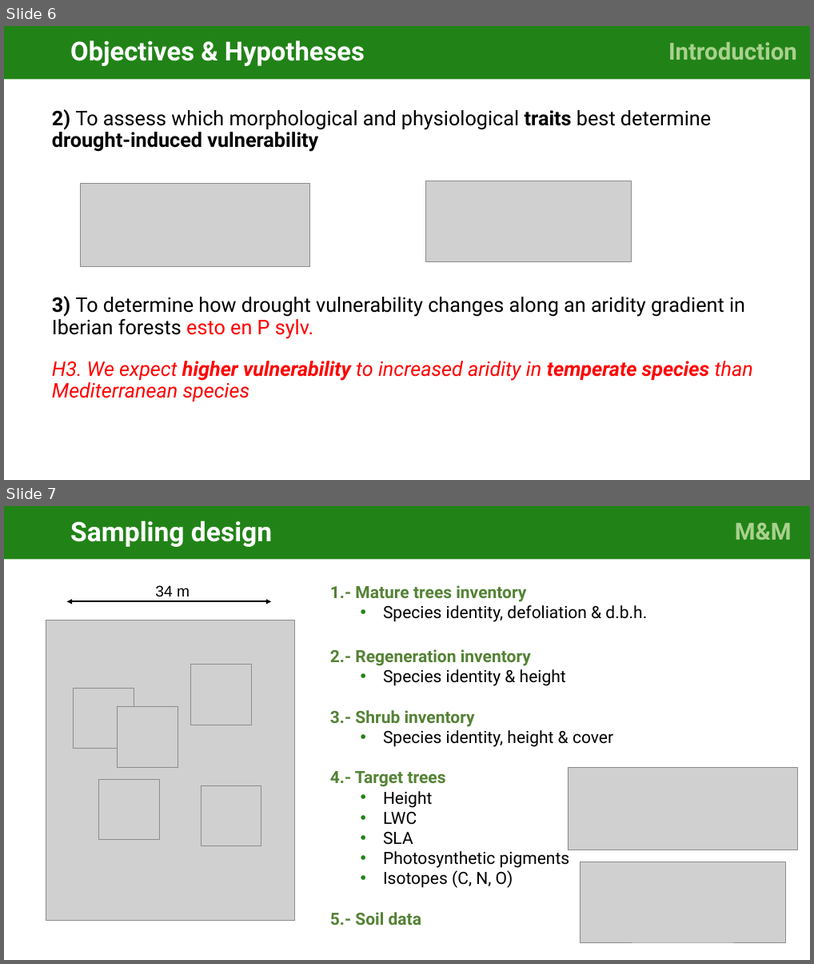
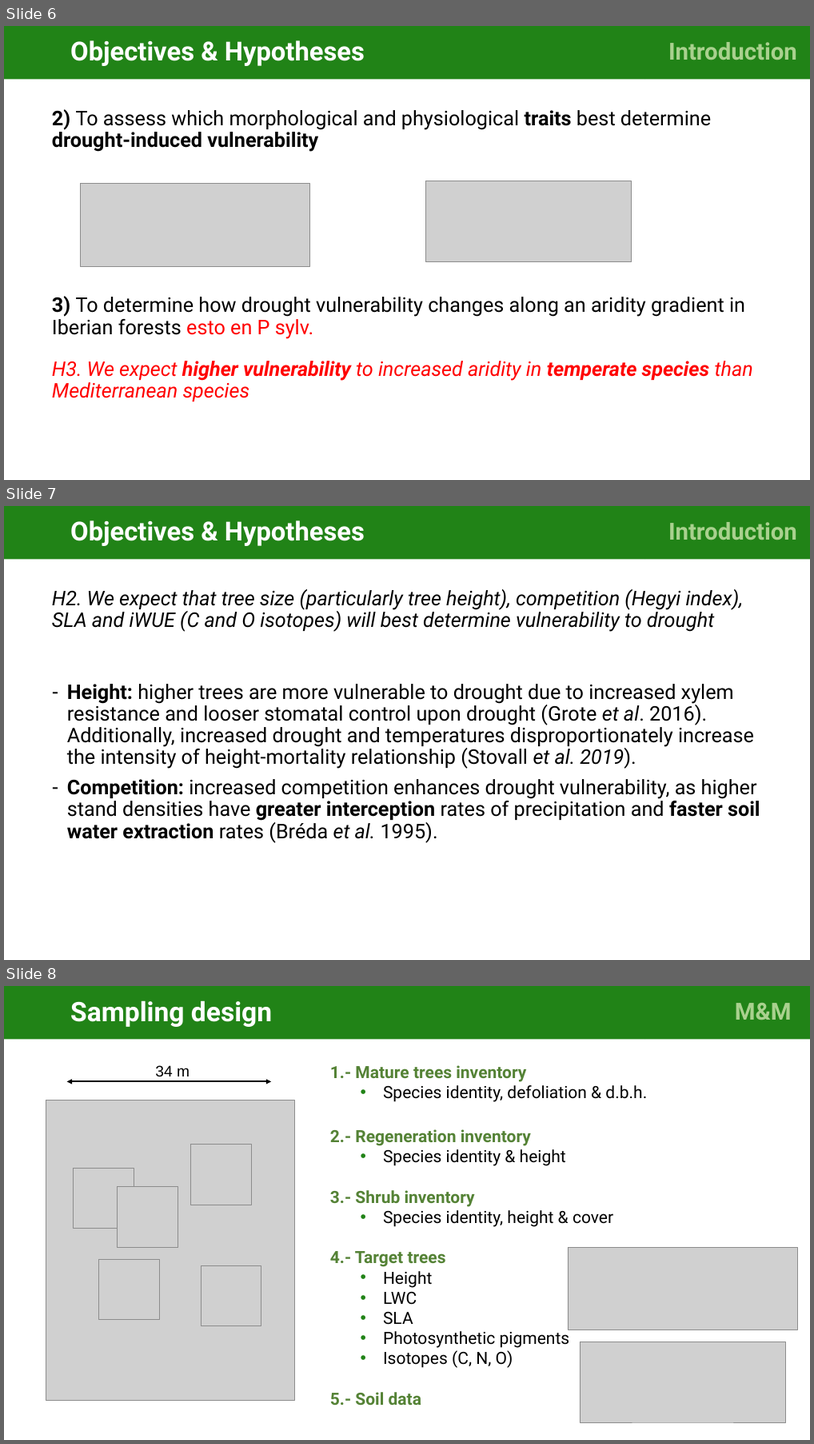
Before and after one commit to cris-fernandez/Tesis_Individuo, a slide deck: 06_ppts/exploratory_analysis_figures_v2-CFB.pptx. Shown one above the other, each under a label of ours: slides 6 and 7 before the commit, slides 6, 7 and 8 after it. The pictures are 814x964 and 814x1444 pixels, drawn with LibreOffice and Linux fonts; fonts in the diff are those of the drawing; grey boxes stand for pictures. Boxes give left, top, right and bottom in pixels: in the first picture for what was removed or moved away, otherwise in the second. Text is boxed around its words. In the diff, an @@ line names an element or a change of style, - is before the commit and + after.

```diff
--- a/06_ppts/exploratory_analysis_figures_v2-CFB.pptx
+++ b/06_ppts/exploratory_analysis_figures_v2-CFB.pptx
@@ slide 7 added at (x1=4, y1=506, x2=810, y2=960), background #FFFFFF @@
@@ rectangle added at (x1=4, y1=506, x2=646, y2=560), fill #218317, 31.2 pt, text #FFFFFF, bold @@
+Objectives & Hypotheses
@@ rectangle added at (x1=646, y1=506, x2=810, y2=560), fill #218317, 28 pt, text #A9D18E, bold @@
+Introduction.
@@ text added at (x1=52, y1=589, x2=744, y2=632), 24 pt, text #000000, italic @@
+H2. We expect that tree size (particularly tree height), competition (Hegyi index), SLA and iWUE (C and O isotopes) will best determine vulnerability to drought
@@ text added at (x1=67, y1=684, x2=761, y2=843), 24 pt, text #000000 @@
+– Height: higher trees are more vulnerable to drought due to increased xylem resistance and looser stomatal control upon drought (Grote et al. 2016). Additionally, increased drought and temperatures disproportionately increase the intensity of height-mortality relationship (Stovall et al. 2019).
+– Competition: increased competition enhances drought vulnerability, as higher stand densities have greater interception rates of precipitation and faster soil water extraction rates (Bréda et al. 1995).
@@ what was slide 7 is now slide 8 @@
```
Also in this commit, not shown: 3 other files.
